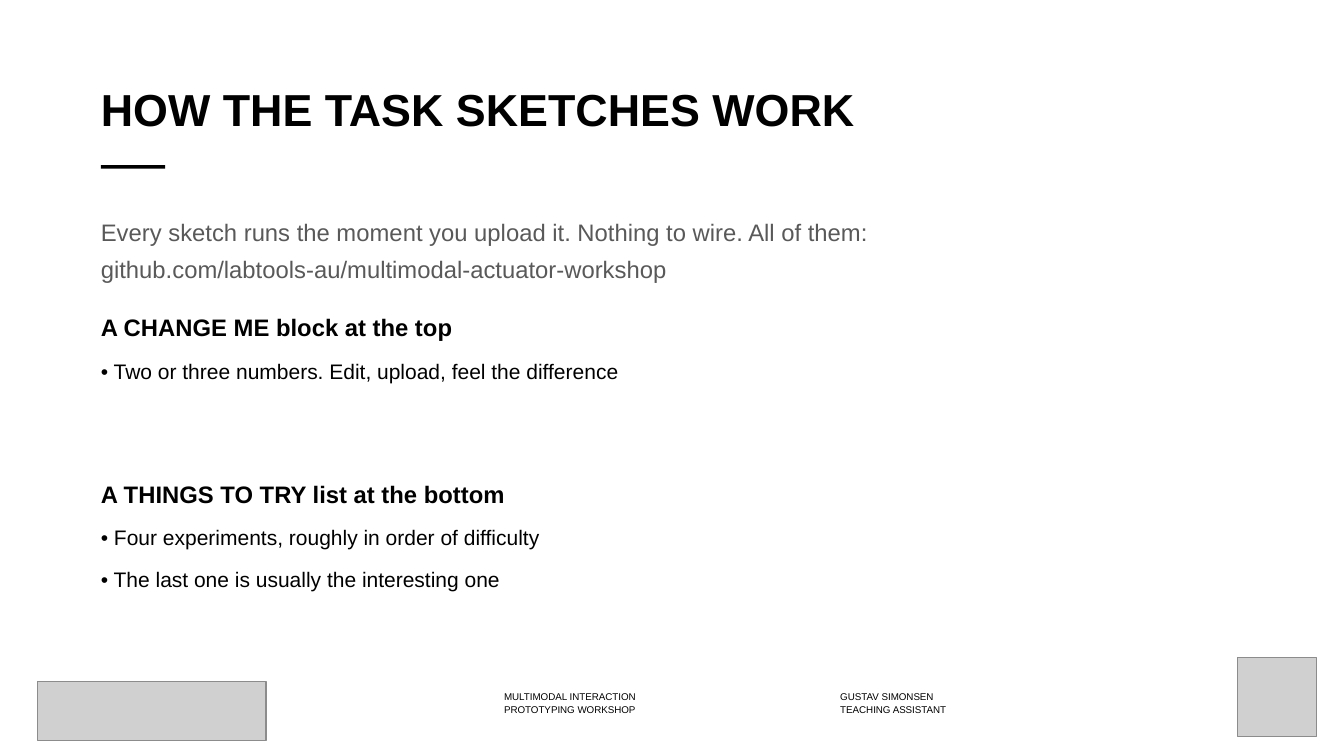
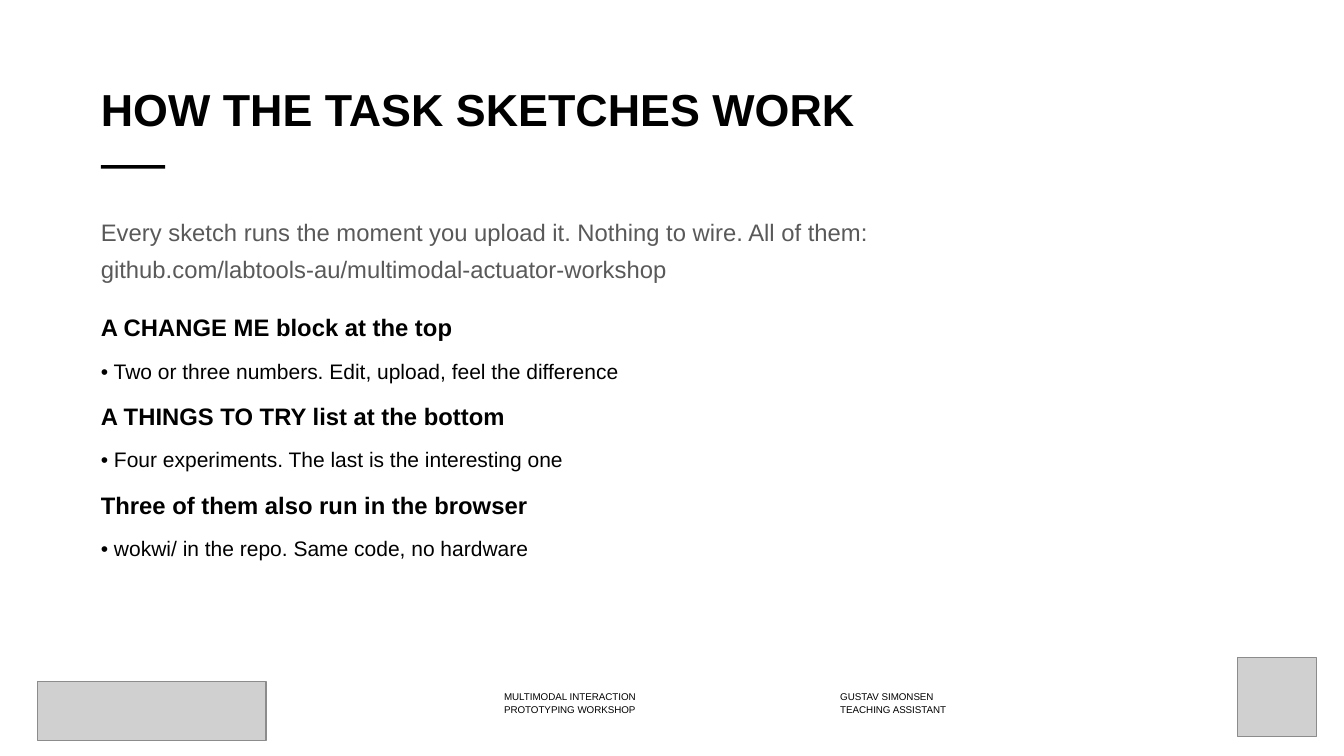
Before and after one commit to labtools-au/multimodal-actuator-workshop, a slide deck: slide 7 of docs/multimodal-actuator-workshop.pptx. Drawn at 1344x756 pixels with LibreOffice and Linux fonts; fonts in the diff are those of the drawing; grey boxes stand for pictures; background and template pictures are left out. Boxes give left, top, right and bottom in pixels: in the first picture for what was removed or moved away, otherwise in the second. Text is boxed around its words. In the diff, an @@ line names an element or a change of style, - is before the commit and + after.

```diff
--- a/docs/multimodal-actuator-workshop.pptx
+++ b/docs/multimodal-actuator-workshop.pptx
@@ text at [101, 451, 563, 561]: text changed @@
-• Four experiments, roughly in order of difficulty
-• The last one is usually the interesting one
+• Four experiments. The last is the interesting one
+Three of them also run in the browser
+• wokwi/ in the repo. Same code, no hardware
```
Also in this commit, not shown: 16 other files.
